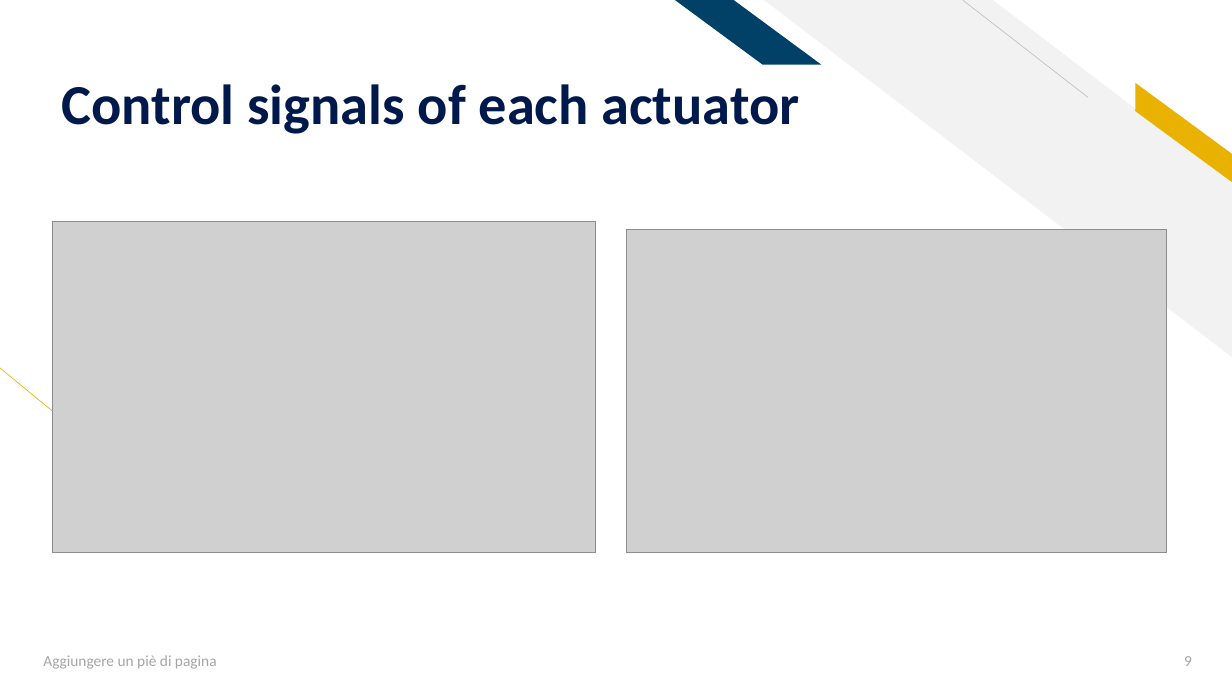
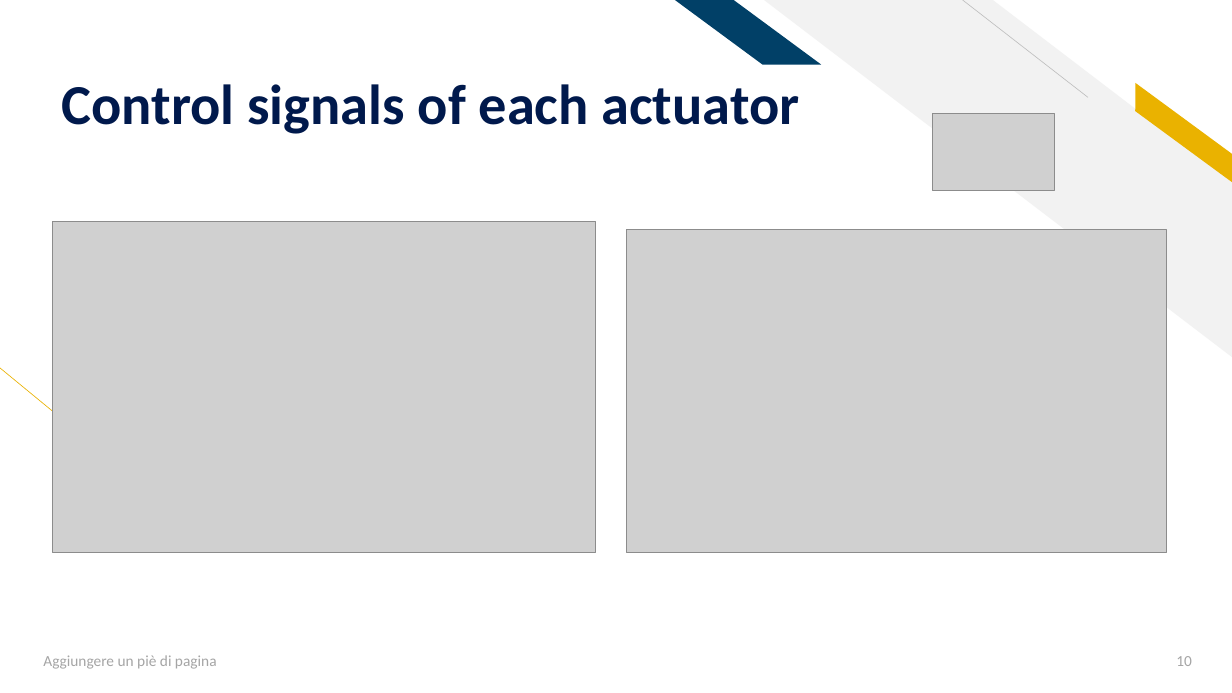
Before and after one commit to AleFire99/AES-git-repo, a slide deck: slide 10 of Aes_Project_2021_2022 Fire.pptx (slide 9 before the commit). Drawn at 1232x693 pixels with LibreOffice and Linux fonts; fonts in the diff are those of the drawing; grey boxes stand for pictures. Boxes give left, top, right and bottom in pixels: in the first picture for what was removed or moved away, otherwise in the second. Text is boxed around its words. In the diff, an @@ line names an element or a change of style, - is before the commit and + after.

```diff
--- a/Aes_Project_2021_2022 Fire.pptx
+++ b/Aes_Project_2021_2022 Fire.pptx
@@ picture added at <box>933,114,1055,190</box> @@
@@ page number at <box>1176,656,1192,666</box>: text changed @@
-9
+10
```
Also in this commit, not shown: 4 other slides changed, 1 slide added, 1 other file.
